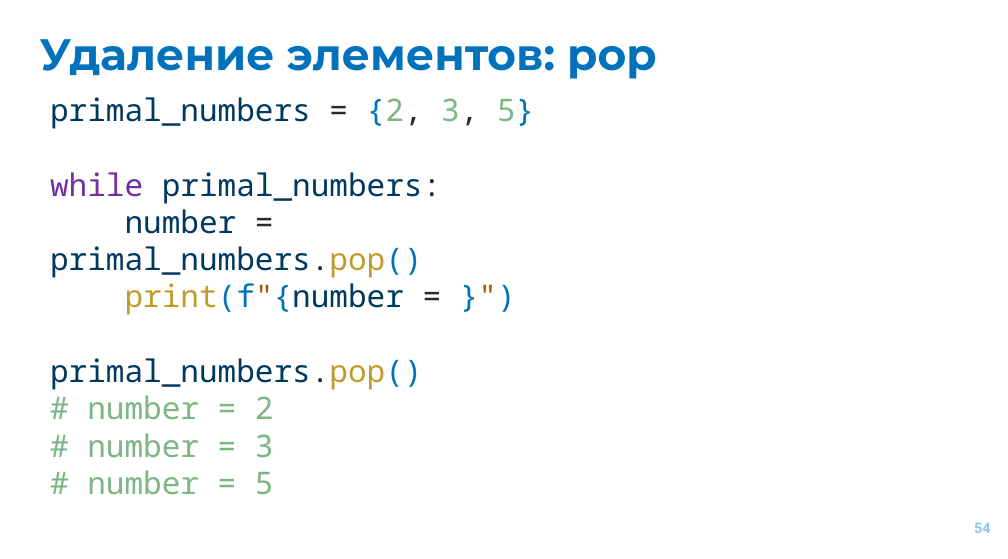
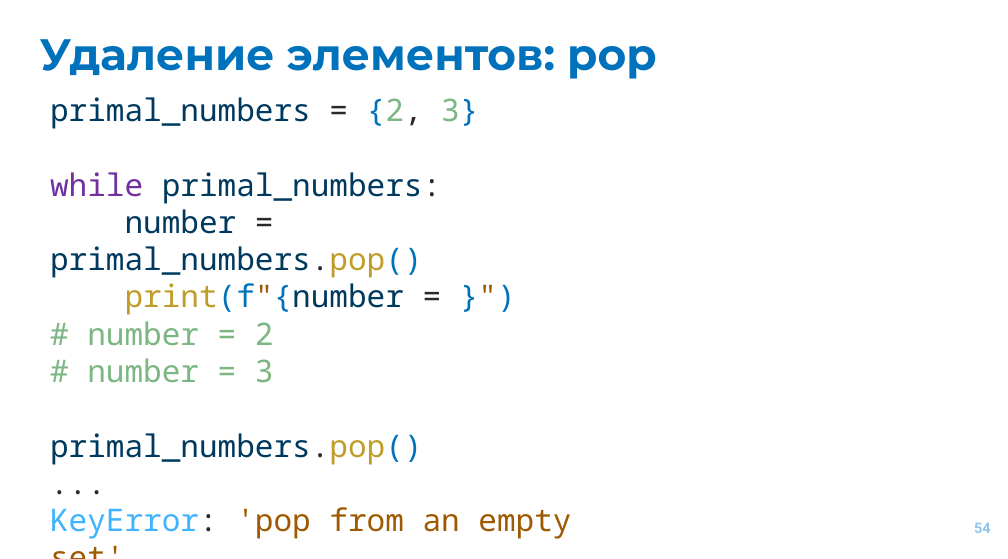
Before and after one commit to EvgrafovMichail/python_mipt_dafe, a slide deck: slide 54 of lessons/sem01/lesson06/dicts_n_sets.pptx. Drawn at 1008x559 pixels with LibreOffice and Linux fonts; fonts in the diff are those of the drawing. Boxes give left, top, right and bottom in pixels: in the first picture for what was removed or moved away, otherwise in the second. Text is boxed around its words. In the diff, an @@ line names an element or a change of style, - is before the commit and + after.

Commit message:
Fix sem1 les6 presentation

```diff
--- a/lessons/sem01/lesson06/dicts_n_sets.pptx
+++ b/lessons/sem01/lesson06/dicts_n_sets.pptx
@@ text at (x1=50, y1=97, x2=478, y2=129): text changed @@
-primal_numbers = {2, 3, 5}
+primal_numbers = {2, 3}
@@ text at (x1=50, y1=358, x2=423, y2=390): paragraph removed @@
-primal_numbers.pop()
@@ text at (x1=50, y1=433, x2=571, y2=539): text changed; text colour #7CB683 to #A05900 @@
-# number = 5
+primal_numbers.pop()
+...
+KeyError: 'pop from an empty set'
```
Also in this commit, not shown: 2 other slides changed.
